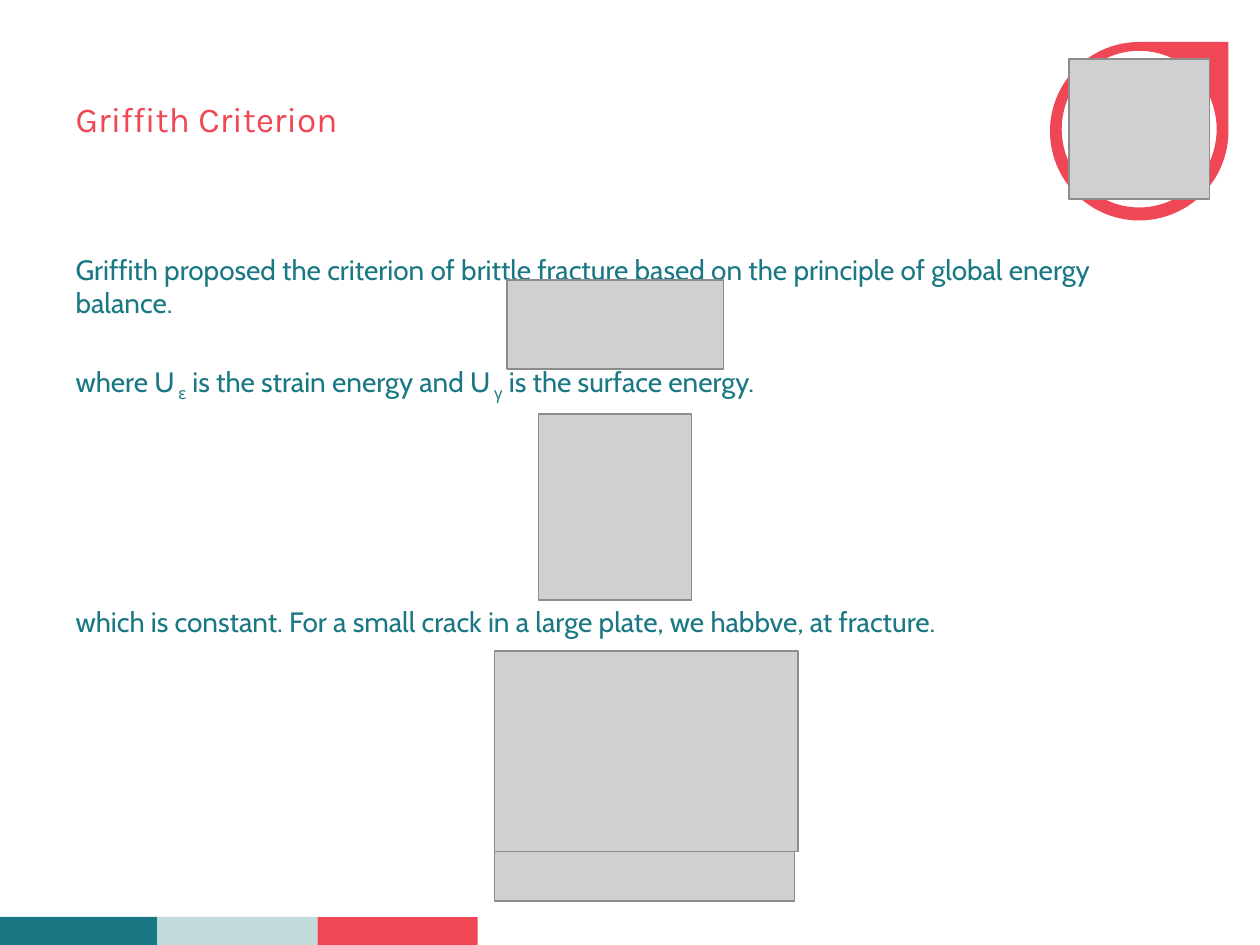
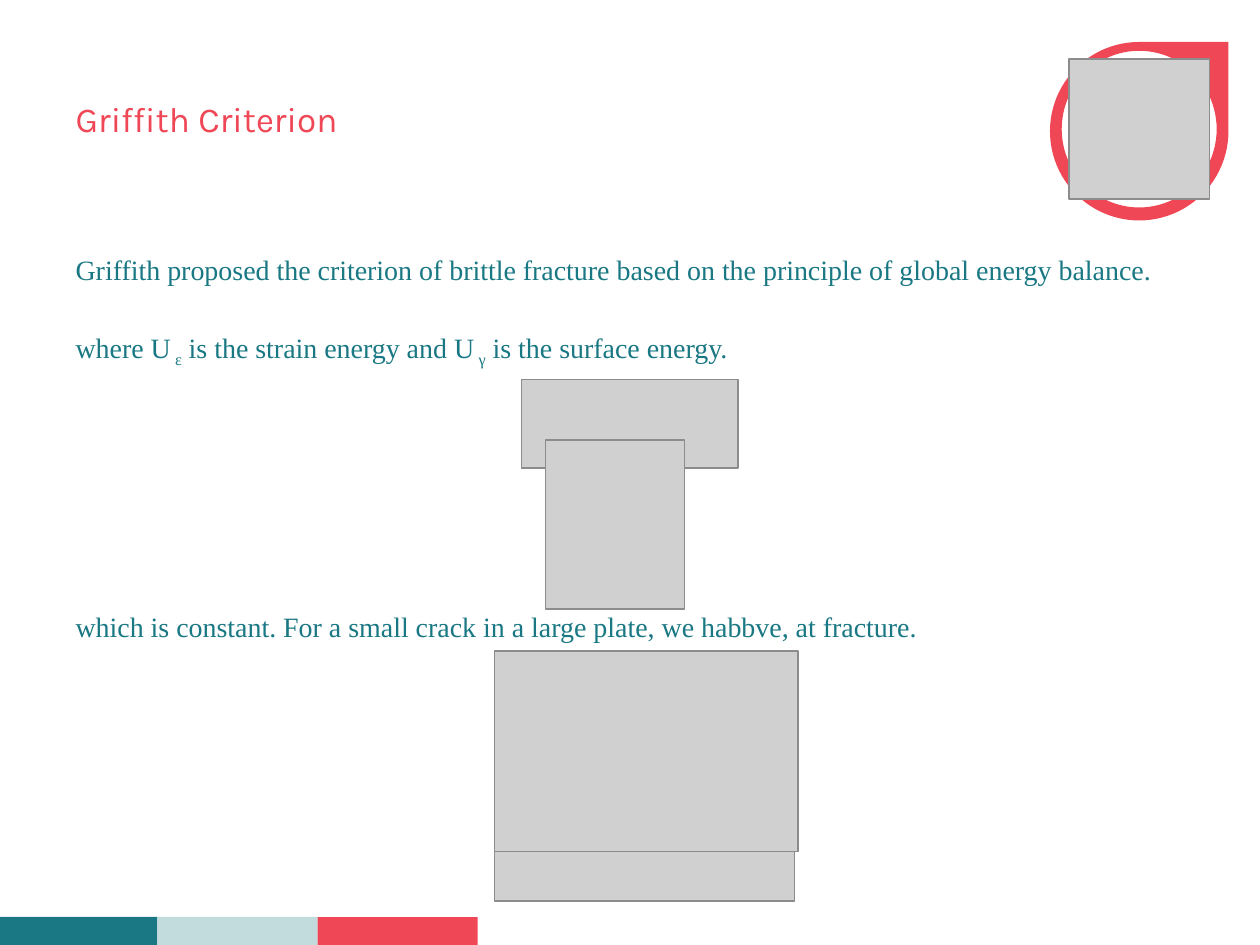
Before and after one commit to Abhinandan1996/seminar, a slide deck: slide 5 of seminar.pptx. Drawn at 1260x945 pixels with LibreOffice and Linux fonts; fonts in the diff are those of the drawing; grey boxes stand for pictures; background and template pictures are left out. Boxes give left, top, right and bottom in pixels: in the first picture for what was removed or moved away, otherwise in the second. Text is boxed around its words. In the diff, an @@ line names an element or a change of style, - is before the commit and + after.

```diff
--- a/seminar.pptx
+++ b/seminar.pptx
@@ text "Griffith proposed the criterion of ..." at bbox=[76, 260, 1151, 643]: font Cabin to Times New Roman @@
@@ picture: place and size @@
-picture at bbox=[507, 280, 723, 369]
+picture at bbox=[522, 379, 738, 469]
@@ picture: place and size @@
-picture at bbox=[539, 415, 692, 601]
+picture at bbox=[546, 440, 684, 609]
```
Also in this commit, not shown: 12 other slides changed, 6 slides added, 1 slide removed, 6 other files.
